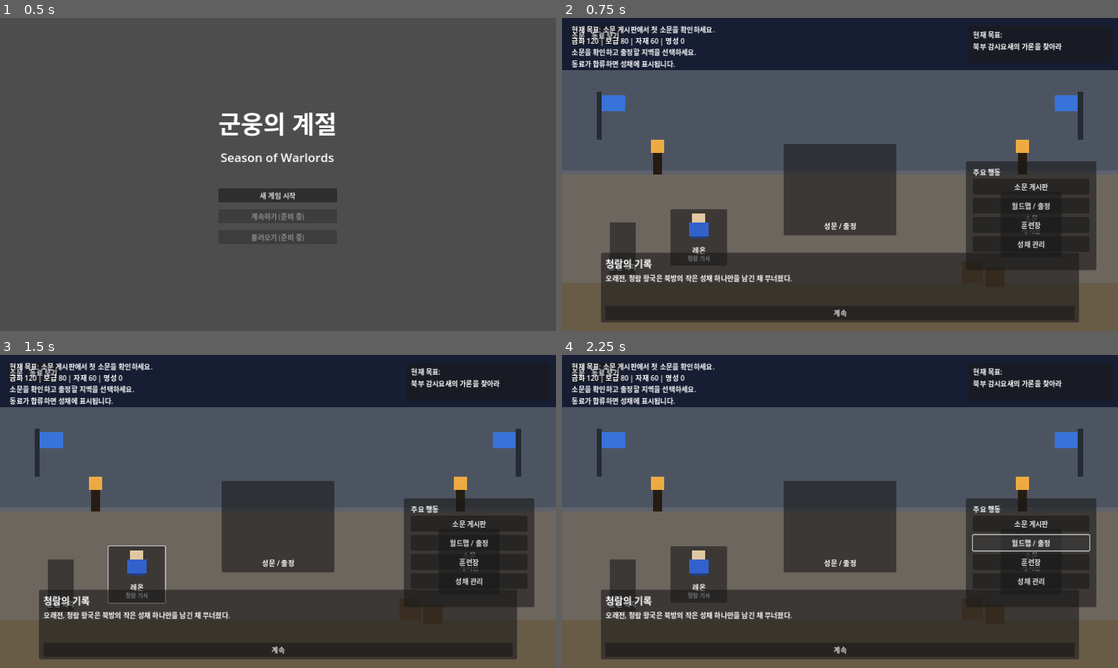
Above: before the commit, frames 1-4 (two rows, left to right).
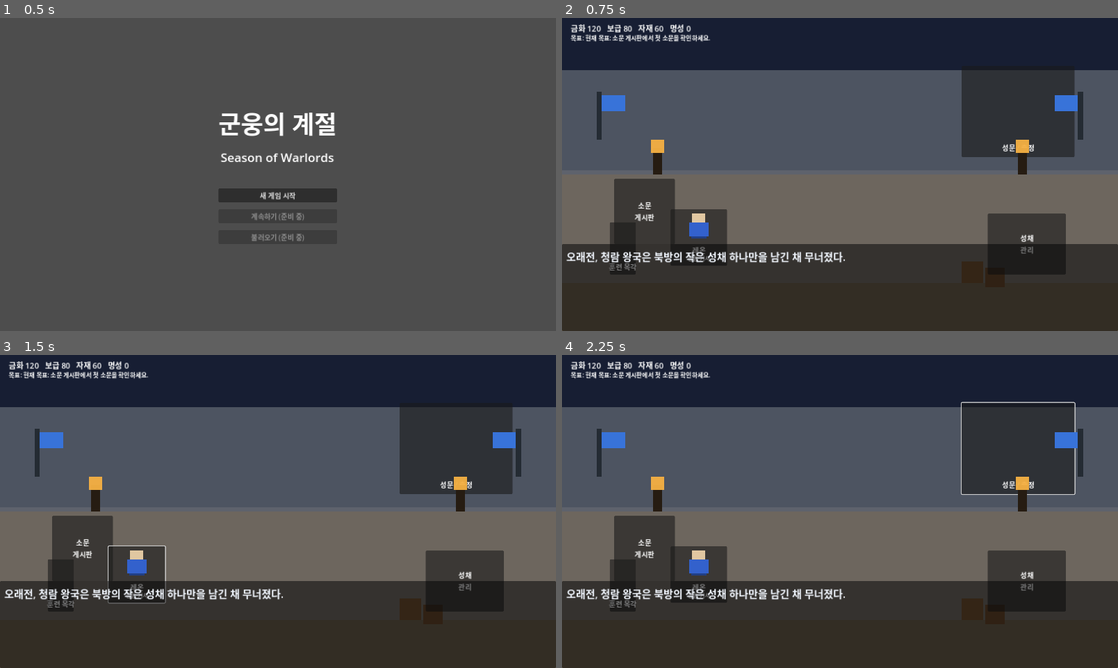
Above: after the commit, the same moments.

Repository: yogitobi31/season-of-warlords
Game: Godot game, scene res://scenes/Title.tscn
The game is run twice, just before and just after one commit, with the same random seed, the same clock (stepped at 60 frames per second) and the same inputs.
Inputs (mouse positions are in pixels of both pictures, inside the frame that each line leads up to; where the layout moved, square brackets give the same spot in the first picture):
- Up to frame 1 (0.5 s): no input
- Up to frame 2 (0.75 s): click "새 게임 시작" at 0.5 s
- Up to frame 3 (1.5 s): click (139, 574) at 1.25 s
- Up to frame 4 (2.25 s): click (1017, 448) [1029, 542] at 2 s

Frame 1 is identical in both runs. In frame 2, 30% of the frame differs, in the area x 0-100%, y 2-100%; in frame 3, 30%; in frame 4, 31%.
Error after the commit: Invalid assignment of property or key 'text' with value of type 'String' on a base object of type 'Nil'. (res://scripts/CastleHub.gd:480)

Commit message:
Refocus CastleHub as RPG courtyard scene with contextual actions

Diff:
--- a/scenes/CastleHub.tscn
+++ b/scenes/CastleHub.tscn
@@ -90,10 +90,10 @@
 anchor_top = 0.5
 anchor_right = 0.5
 anchor_bottom = 0.5
-offset_left = -130.0
-offset_top = -70.0
-offset_right = 130.0
-offset_bottom = 140.0
+offset_left = 280.0
+offset_top = -250.0
+offset_right = 540.0
+offset_bottom = -40.0
 grow_horizontal = 2
 grow_vertical = 2
 
@@ -126,10 +126,10 @@
 [node name="RumorBoard" type="Panel" parent="SceneRoot"]
 custom_minimum_size = Vector2(140, 150)
 layout_mode = 1
-offset_left = 1010.0
-offset_top = 400.0
-offset_right = 1150.0
-offset_bottom = 550.0
+offset_left = 120.0
+offset_top = 370.0
+offset_right = 260.0
+offset_bottom = 520.0
 
 [node name="RumorBoardLabel" type="Label" parent="SceneRoot/RumorBoard"]
 layout_mode = 1
@@ -330,6 +330,36 @@
 horizontal_alignment = 1
 
 [node name="TrainingDummyButton" type="Button" parent="SceneRoot/TrainingDummy"]
+layout_mode = 1
+anchors_preset = 15
+anchor_right = 1.0
+anchor_bottom = 1.0
+grow_horizontal = 2
+grow_vertical = 2
+text = ""
+flat = true
+
+
+[node name="ManagementArea" type="Panel" parent="SceneRoot"]
+layout_mode = 1
+offset_left = 980.0
+offset_top = 450.0
+offset_right = 1160.0
+offset_bottom = 590.0
+
+[node name="ManagementLabel" type="Label" parent="SceneRoot/ManagementArea"]
+layout_mode = 1
+anchors_preset = 15
+anchor_right = 1.0
+anchor_bottom = 1.0
+grow_horizontal = 2
+grow_vertical = 2
+text = "성채
+관리"
+horizontal_alignment = 1
+vertical_alignment = 1
+
+[node name="ManagementButton" type="Button" parent="SceneRoot/ManagementArea"]
 layout_mode = 1
 anchors_preset = 15
 anchor_right = 1.0
--- a/scripts/CastleHub.gd
+++ b/scripts/CastleHub.gd
@@ -18,6 +18,7 @@
 @onready var gate_button: Button = $SceneRoot/Gate/GateButton
 @onready var rumor_board_button: Button = $SceneRoot/RumorBoard/RumorBoardButton
 @onready var training_dummy_button: Button = $SceneRoot/TrainingDummy/TrainingDummyButton
+@onready var management_button: Button = $SceneRoot/ManagementArea/ManagementButton
 
 @onready var rumor_button: Button = $UILayer/TopMenu/RumorButton
 @onready var companion_button: Button = $UILayer/TopMenu/CompanionButton
@@ -42,10 +43,14 @@
 @onready var castle_event_dialogue_label: Label = $UILayer/CastleEventOverlay/CastleEventPanel/Margin/VBox/DialogueLabel
 @onready var castle_event_confirm_button: Button = $UILayer/CastleEventOverlay/CastleEventPanel/Margin/VBox/ConfirmButton
 
-var hub_objective_label: Label
 var hub_resource_label: Label
-var hub_help_label: Label
-var hub_action_panel: Panel
+var hub_hint_label: Label
+var contextual_menu_panel: Panel
+var contextual_menu_title: Label
+var contextual_primary_button: Button
+var contextual_close_button: Button
+var selected_target_id: String = ""
+const DEFAULT_COURTYARD_TEXT: String = "청람 성채 안뜰이다. 소문 게시판을 확인하거나 성문을 통해 출정할 수 있다."
 
 var rumor_panel_rumor_id: String = ""
 var opening_lines: Array[String] = []
@@ -66,15 +71,18 @@
 	GameState.update_pending_castle_event()
 	refresh_castle_event_panel()
 	build_hub_layout()
+	configure_scene_layout()
 	refresh_hub_header()
-
-	gate_button.pressed.connect(_on_expedition_pressed)
-	rumor_board_button.pressed.connect(_on_rumor_pressed)
+	select_hub_target("")
+
+	gate_button.pressed.connect(_on_gate_selected)
+	rumor_board_button.pressed.connect(_on_rumor_board_selected)
 	training_dummy_button.pressed.connect(_on_training_dummy_pressed)
 	leon_button.pressed.connect(_on_leon_pressed)
 	garon_button.pressed.connect(_on_garon_pressed)
 	elin_button.pressed.connect(_on_elin_pressed)
 	mira_button.pressed.connect(_on_mira_pressed)
+	management_button.pressed.connect(_on_management_selected)
 	rumor_button.pressed.connect(_on_rumor_pressed)
 	companion_button.pressed.connect(_on_companion_popup_pressed)
 	manage_button.pressed.connect(_on_manage_popup_pressed)
@@ -181,6 +189,16 @@
 	elin_marker.move_child(elin_button, elin_marker.get_child_count() - 1)
 	mira_marker.move_child(mira_button, mira_marker.get_child_count() - 1)
 
+func _on_gate_selected() -> void:
+	if opening_active:
+		return
+	select_hub_target("gate")
+
+func _on_rumor_board_selected() -> void:
+	if opening_active:
+		return
+	select_hub_target("rumor")
+
 func _on_expedition_pressed() -> void:
 	if opening_active:
 		return
@@ -191,34 +209,26 @@
 		return
 	refresh_rumor_panel()
 	rumor_overlay.visible = true
+	hide_contextual_menu()
 
 func _on_leon_pressed() -> void:
 	if opening_active:
 		return
-	dialogue_speaker_label.text = "레온"
-	if GameState.has_companion_joined("garon"):
-		dialogue_text_label.text = "주군, 가론이 성문 쪽 순찰을 맡고 있습니다. 다음 출정을 준비하죠."
-	else:
-		dialogue_text_label.text = "주군, 북부 감시요새에 이상한 소문이 돌고 있습니다."
-	dialogue_panel.visible = true
+	select_hub_target("leon")
 
 func _on_garon_pressed() -> void:
 	if opening_active:
 		return
 	if not GameState.has_companion_joined("garon"):
 		return
-	dialogue_speaker_label.text = "가론"
-	dialogue_text_label.text = "성채가 낡았어도 깃발은 살아 있군. 다음 원정에서 내 정찰대를 붙이겠다."
-	dialogue_panel.visible = true
+	select_hub_target("garon")
 
 func _on_elin_pressed() -> void:
 	if opening_active:
 		return
 	if not GameState.has_companion_joined("elin"):
 		return
-	dialogue_speaker_label.text = "엘린"
-	dialogue_text_label.text = "숲의 바람이 이 성채까지 닿는군. 다음 출정에서는 내가 길을 보겠다."
-	dialogue_panel.visible = true
+	select_hub_target("elin")
 
 
 func _on_mira_pressed() -> void:
@@ -226,9 +236,7 @@
 		return
 	if not GameState.has_companion_joined("mira"):
 		return
-	dialogue_speaker_label.text = "미라"
-	dialogue_text_label.text = "고대 유적의 마법은 아직 위험하지만… 청람 성채라면 다르게 쓸 수 있을 것 같아요."
-	dialogue_panel.visible = true
+	select_hub_target("mira")
 
 func _on_dialogue_confirm_pressed() -> void:
 	if opening_active:
@@ -416,59 +424,124 @@
 
 
 func build_hub_layout() -> void:
-	hub_action_panel = Panel.new()
-	hub_action_panel.position = Vector2(930, 330)
-	hub_action_panel.size = Vector2(300, 250)
-	$SceneRoot.add_child(hub_action_panel)
-
-	var action_title: Label = Label.new()
-	action_title.position = Vector2(16, 12)
-	action_title.size = Vector2(268, 24)
-	action_title.text = "주요 행동"
-	hub_action_panel.add_child(action_title)
-
-	var button_box: VBoxContainer = VBoxContainer.new()
-	button_box.position = Vector2(16, 40)
-	button_box.size = Vector2(268, 170)
-	button_box.add_theme_constant_override("separation", 8)
-	hub_action_panel.add_child(button_box)
-
-	_configure_main_action_button(rumor_board_button, "소문 게시판", button_box)
-	_configure_main_action_button(gate_button, "월드맵 / 출정", button_box)
-	_configure_main_action_button(training_dummy_button, "훈련장", button_box)
-	_configure_main_action_button(manage_button, "성채 관리", button_box)
-
-	hub_objective_label = Label.new()
-	hub_objective_label.position = Vector2(22, 14)
-	hub_objective_label.size = Vector2(780, 26)
-	$UILayer.add_child(hub_objective_label)
-
 	hub_resource_label = Label.new()
-	hub_resource_label.position = Vector2(22, 40)
-	hub_resource_label.size = Vector2(780, 24)
+	hub_resource_label.position = Vector2(20, 10)
+	hub_resource_label.size = Vector2(980, 26)
+	hub_resource_label.add_theme_font_size_override("font_size", 18)
 	$UILayer.add_child(hub_resource_label)
 
-	hub_help_label = Label.new()
-	hub_help_label.position = Vector2(22, 66)
-	hub_help_label.size = Vector2(840, 40)
-	hub_help_label.autowrap_mode = TextServer.AUTOWRAP_WORD_SMART
-	$UILayer.add_child(hub_help_label)
-
-func _configure_main_action_button(button: Button, button_text: String, parent_box: VBoxContainer) -> void:
-	if button.get_parent() != null:
-		button.get_parent().remove_child(button)
-	parent_box.add_child(button)
-	button.text = button_text
-	button.custom_minimum_size = Vector2(268, 36)
-	button.flat = false
-	button.disabled = false
+	hub_hint_label = Label.new()
+	hub_hint_label.position = Vector2(20, 34)
+	hub_hint_label.size = Vector2(620, 20)
+	hub_hint_label.add_theme_font_size_override("font_size", 14)
+	$UILayer.add_child(hub_hint_label)
+
+	contextual_menu_panel = Panel.new()
+	contextual_menu_panel.position = Vector2(930, 480)
+	contextual_menu_panel.size = Vector2(260, 130)
+	contextual_menu_panel.visible = false
+	$UILayer.add_child(contextual_menu_panel)
+
+	contextual_menu_title = Label.new()
+	contextual_menu_title.position = Vector2(14, 10)
+	contextual_menu_title.size = Vector2(230, 24)
+	contextual_menu_panel.add_child(contextual_menu_title)
+
+	contextual_primary_button = Button.new()
+	contextual_primary_button.position = Vector2(14, 40)
+	contextual_primary_button.size = Vector2(230, 34)
+	contextual_primary_button.pressed.connect(_on_contextual_primary_pressed)
+	contextual_menu_panel.add_child(contextual_primary_button)
+
+	contextual_close_button = Button.new()
+	contextual_close_button.position = Vector2(14, 82)
+	contextual_close_button.size = Vector2(230, 30)
+	contextual_close_button.text = "닫기"
+	contextual_close_button.pressed.connect(_on_contextual_close_pressed)
+	contextual_menu_panel.add_child(contextual_close_button)
+
+func configure_scene_layout() -> void:
+	$UILayer/QuestLogPanel.visible = false
+	status_label.visible = false
+	$UILayer/TopMenu.visible = false
+	dialogue_panel.visible = true
+	dialogue_panel.offset_left = 0
+	dialogue_panel.offset_right = 1280
+	dialogue_panel.offset_top = 520
+	dialogue_panel.offset_bottom = 720
+	dialogue_panel.self_modulate = Color(0.05, 0.07, 0.11, 0.86)
+	dialogue_speaker_label.visible = false
+	dialogue_confirm_button.visible = false
+	dialogue_text_label.custom_minimum_size = Vector2(0, 120)
+	dialogue_text_label.add_theme_font_size_override("font_size", 24)
+	dialogue_text_label.modulate = Color(0.95, 0.97, 1.0, 1.0)
 
 func refresh_hub_header() -> void:
-	if hub_objective_label == null:
-		return
-	hub_objective_label.text = GameState.get_current_objective_text()
-	hub_resource_label.text = GameState.get_resource_summary_text().replace(" / ", " | ")
-	hub_help_label.text = "소문을 확인하고 출정할 지역을 선택하세요.\n동료가 합류하면 성채에 표시됩니다."
+	hub_resource_label.text = "금화 %d   보급 %d   자재 %d   명성 %d" % [GameState.gold, GameState.supplies, GameState.materials, GameState.renown]
+	hub_hint_label.text = "목표: %s" % GameState.get_current_objective_text()
+
+func select_hub_target(target_id: String) -> void:
+	selected_target_id = target_id
+	if target_id == "":
+		dialogue_text_label.text = DEFAULT_COURTYARD_TEXT
+		hide_contextual_menu()
+		return
+	var command_label: String = "대화하기"
+	var title: String = "행동"
+	match target_id:
+		"leon":
+			dialogue_text_label.text = "레온: 지금은 작은 성채에 불과하지만, 동료가 모이면 달라질 겁니다."
+			title = "레온"
+		"gate":
+			dialogue_text_label.text = "성문 밖으로 나가 출정할 지역을 선택합니다."
+			command_label = "출정하기"
+			title = "성문"
+		"rumor":
+			dialogue_text_label.text = "새로운 소문과 사건을 확인할 수 있습니다."
+			command_label = "소문 확인"
+			title = "소문 게시판"
+		"training":
+			dialogue_text_label.text = "병사들의 기초 훈련을 진행할 수 있습니다."
+			command_label = "훈련장"
+			title = "훈련 목각"
+		"management":
+			dialogue_text_label.text = "성채 시설을 정비하고 강화할 수 있습니다."
+			command_label = "성채 관리"
+			title = "관리 구역"
+		"garon":
+			dialogue_text_label.text = "가론: 성문 주변은 내가 맡겠다. 다음 출정 준비는 끝났다."
+			title = "가론"
+		"elin":
+			dialogue_text_label.text = "엘린: 바람이 바뀌면 적의 움직임도 보여요. 제가 길을 찾겠습니다."
+			title = "엘린"
+		"mira":
+			dialogue_text_label.text = "미라: 아직 서툴지만, 이 성채를 지키는 마법을 배우고 싶어요."
+			title = "미라"
+	show_contextual_menu(title, command_label)
+
+func show_contextual_menu(title: String, action_text: String) -> void:
+	contextual_menu_title.text = title
+	contextual_primary_button.text = action_text
+	contextual_menu_panel.visible = true
+
+func hide_contextual_menu() -> void:
+	contextual_menu_panel.visible = false
+
+func _on_contextual_close_pressed() -> void:
+	select_hub_target("")
+
+func _on_contextual_primary_pressed() -> void:
+	match selected_target_id:
+		"gate":
+			_on_expedition_pressed()
+		"rumor":
+			_on_rumor_pressed()
+		"training":
+			show_popup("훈련 목각", build_training_dummy_text(), "training")
+		"management":
+			_on_manage_popup_pressed()
+		_:
+			pass
 
 func refresh_quest_log() -> void:
 	if not GameState.has_companion_joined("garon"):
@@ -481,16 +554,6 @@
 		quest_log_label.text = "현재 목표:\n성채를 정비하고 다음 원정을 준비하라"
 
 func refresh_status_message() -> void:
-	if GameState.active_rumor_id == "rumor_garon":
-		status_label.text = "가론의 소문을 추적 중입니다. 성문을 클릭해 출정하세요."
-		return
-	if GameState.active_rumor_id == "rumor_elin":
-		status_label.text = "숲의 사수 소문을 추적 중입니다."
-		return
-	if GameState.active_rumor_id == "rumor_mira":
-		status_label.text = "고대 유적지의 마력 흔적을 조사 중입니다."
-		return
-	status_label.text = ""
 	refresh_hub_header()
 
 func refresh_rumor_panel() -> void:
@@ -534,7 +597,12 @@
 func _on_training_dummy_pressed() -> void:
 	if opening_active:
 		return
-	show_popup("훈련 목각", build_training_dummy_text(), "training")
+	select_hub_target("training")
+
+func _on_management_selected() -> void:
+	if opening_active:
+		return
+	select_hub_target("management")
 
 func build_training_dummy_text() -> String:
 	var lines: Array[String] = []
@@ -581,6 +649,9 @@
 	castle_event_overlay.visible = false
 
 func _unhandled_input(event: InputEvent) -> void:
+	if event is InputEventMouseButton and event.pressed and event.button_index == MOUSE_BUTTON_LEFT:
+		if not info_popup_overlay.visible and not rumor_overlay.visible and not castle_event_overlay.visible and not opening_active:
+			select_hub_target("")
 	if event.is_action_pressed("ui_cancel") and info_popup_overlay.visible and not opening_active:
 		_on_close_info_popup_pressed()
 		get_viewport().set_input_as_handled()
